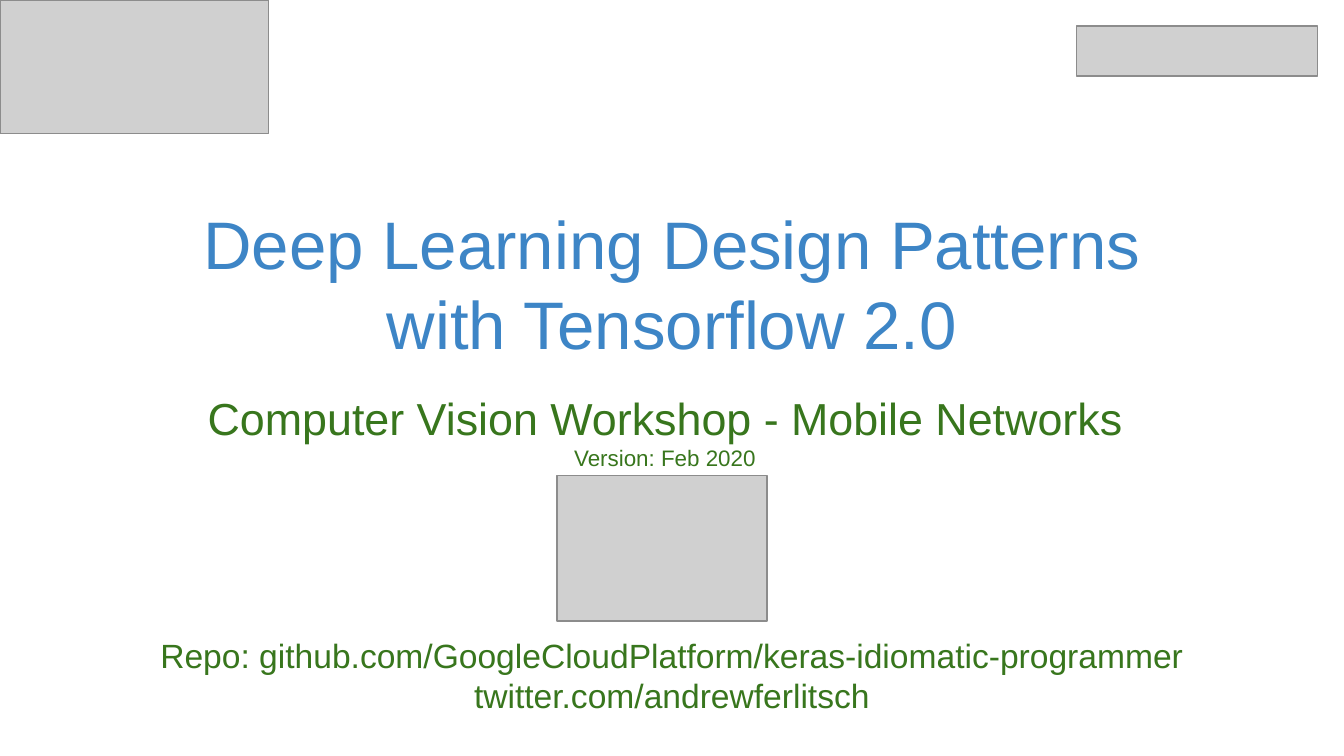
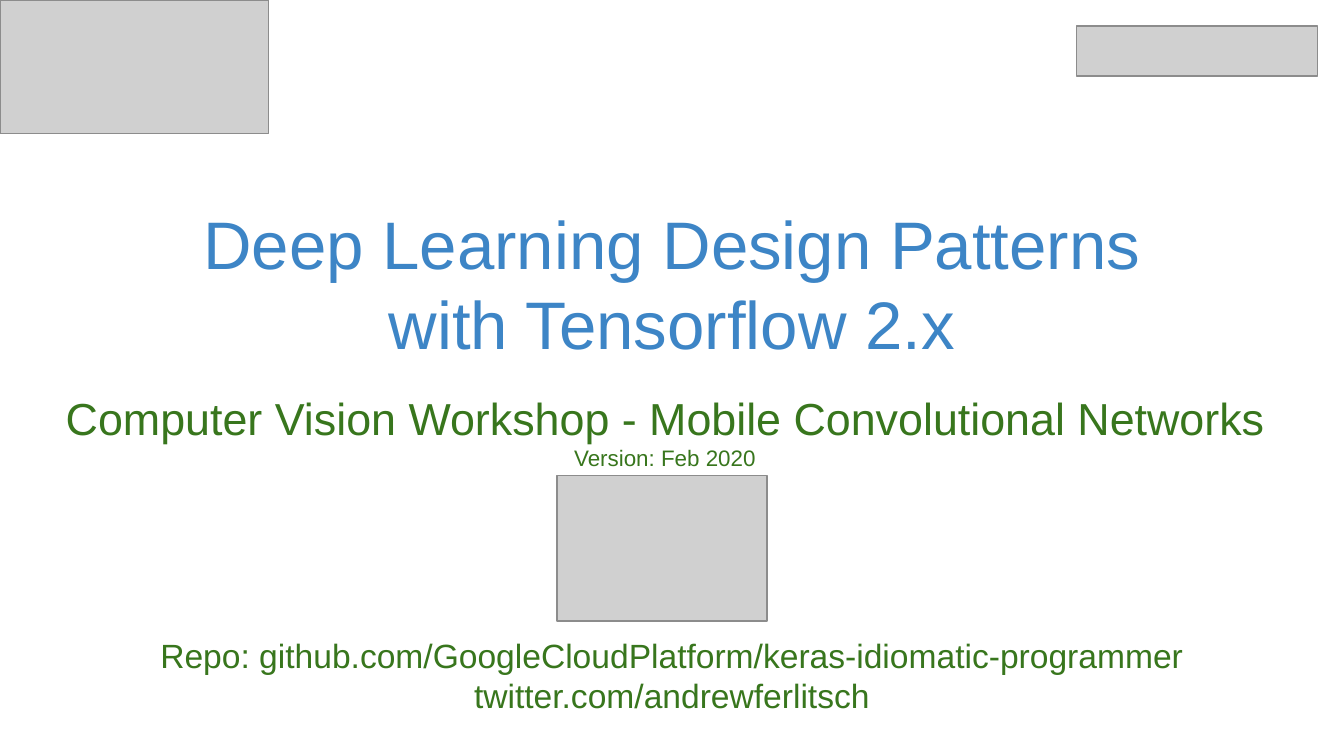
Before and after one commit to GoogleCloudPlatform/keras-idiomatic-programmer, a slide deck: slide 1 of books/deep-learning-design-patterns/Workshops/Junior/Deep Learning Design Patterns - Workshop - Chapter 4.pptx. Drawn at 1344x756 pixels with LibreOffice and Linux fonts; fonts in the diff are those of the drawing; grey boxes stand for pictures. Boxes give left, top, right and bottom in pixels: in the first picture for what was removed or moved away, otherwise in the second. Text is boxed around its words. In the diff, an @@ line names an element or a change of style, - is before the commit and + after.

Commit message:
add link to workshop lab

```diff
--- a/books/deep-learning-design-patterns/Workshops/Junior/Deep Learning Design Patterns - Workshop - Chapter 4.pptx
+++ b/books/deep-learning-design-patterns/Workshops/Junior/Deep Learning Design Patterns - Workshop - Chapter 4.pptx
@@ title at (203, 220, 1140, 350): text changed @@
-Deep Learning Design Patterns
-with Tensorflow 2.0
+Deep Learning Design Patterns
+with Tensorflow 2.x
@@ subtitle at (66, 402, 1264, 467): text changed @@
-Computer Vision Workshop - Mobile Networks
-Version: Feb 2020
+Computer Vision Workshop - Mobile Convolutional Networks
+Version: Feb 2020
```
Also in this commit, not shown: 7 other slides changed.
